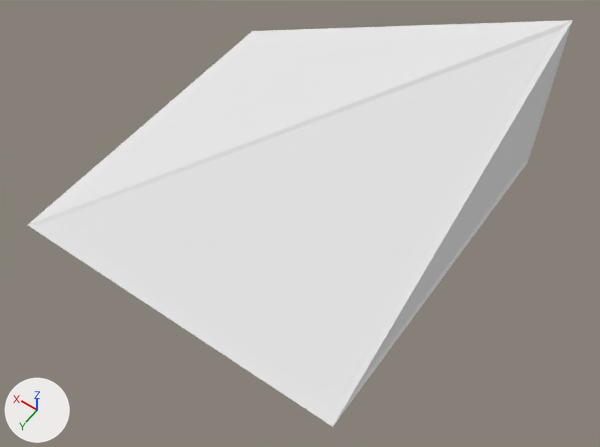
A saved change to the Blender file res/blender/shapes/halfSlantCornerOut.blend.
One viewpoint serves both versions: a 50 mm camera at (-0.917, 1.215, 1.3) aimed at (-0.145, 0.133, -0.399). The lights are fixed; the arrows at lower left show +X, +Y and +Z.

Objects in the first picture: 'Shape', 'WireFrame'.
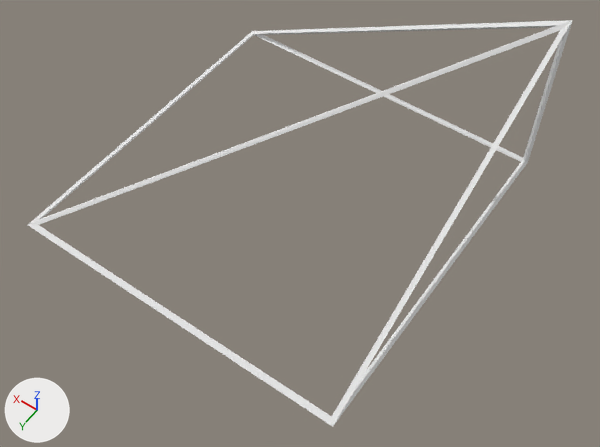
Changed parts and their boxes (x1, y1, x2, y2) in the pictures (600 x 447 px):
'Shape', hidden: before (39, 25, 565, 416)

The change, as a list of edits to the scene's bpy script:
```text
Change ob_shape:
    add ob_shape.hide_render = True
```
